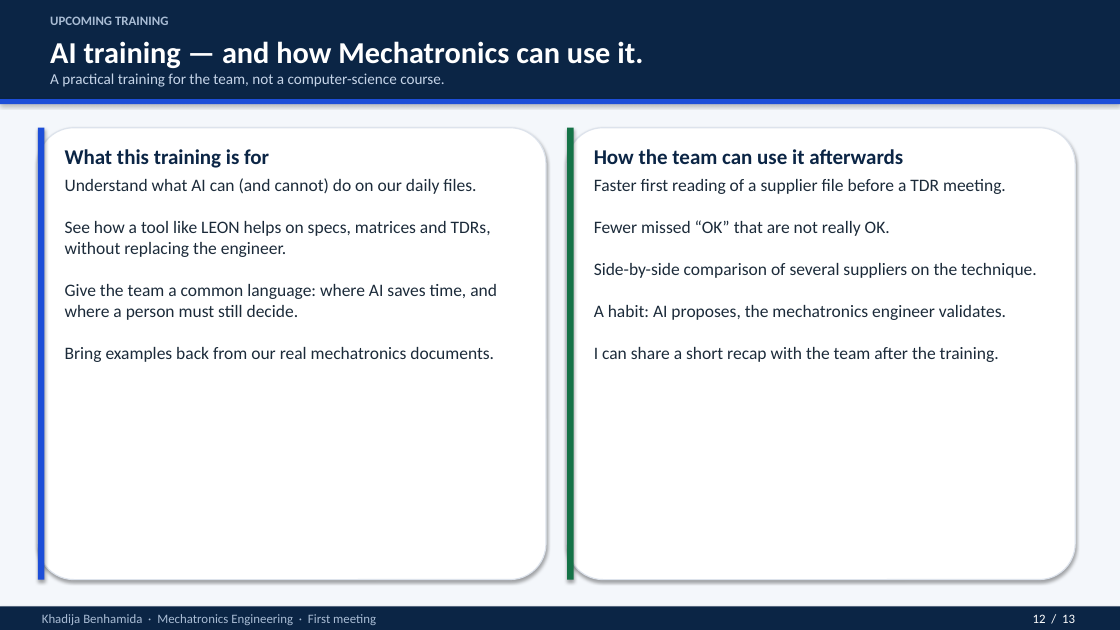
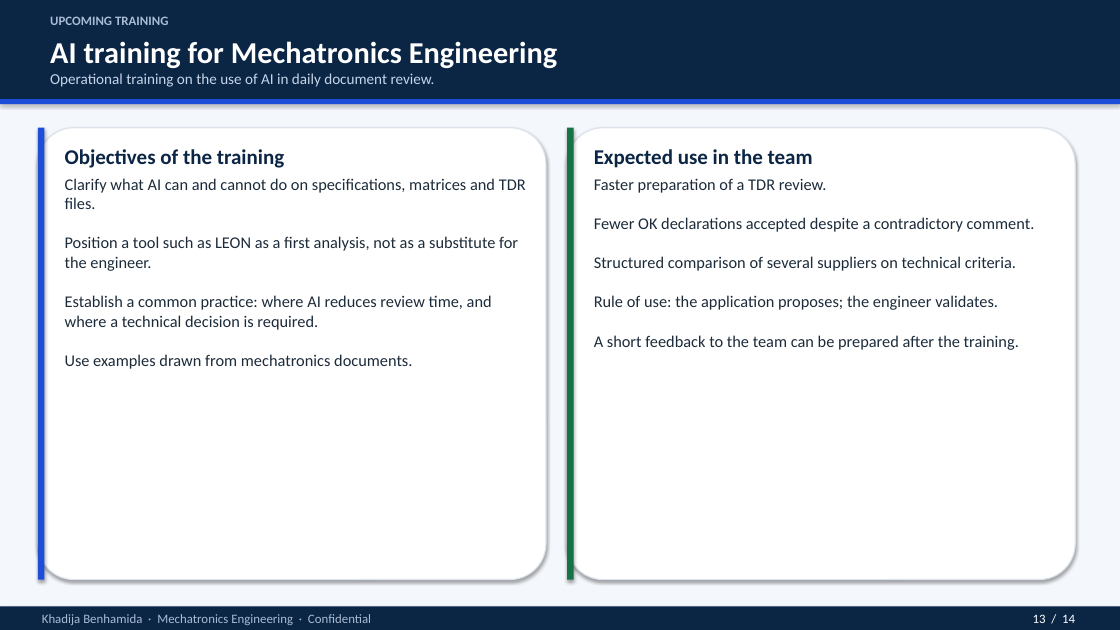
Before and after one commit to Rihabbbbbbbbb/leon_spec, a slide deck: slide 13 of docs/LEON_intro_for_non_specialists.pptx (slide 12 before the commit). Drawn at 1120x630 pixels with LibreOffice and Linux fonts; fonts in the diff are those of the drawing. Boxes give left, top, right and bottom in pixels: in the first picture for what was removed or moved away, otherwise in the second. Text is boxed around its words. In the diff, an @@ line names an element or a change of style, - is before the commit and + after.

```diff
--- a/docs/LEON_intro_for_non_specialists.pptx
+++ b/docs/LEON_intro_for_non_specialists.pptx
@@ text at [50, 41, 557, 68]: text changed @@
-AI training — and how Mechatronics can use it.
+AI training for Mechatronics Engineering
@@ text at [50, 73, 435, 87]: text changed @@
-A practical training for the team, not a computer-science course.
+Operational training on the use of AI in daily document review.
@@ text at [65, 149, 284, 168]: text changed @@
-What this training is for
+Objectives of the training
@@ text at [594, 149, 813, 168]: text changed @@
-How the team can use it afterwards
+Expected use in the team
@@ text at [65, 178, 526, 369]: text changed; size 15 to 14 pt @@
-Understand what AI can (and cannot) do on our daily files.
-See how a tool like LEON helps on specs, matrices and TDRs, without replacing the engineer.
-Give the team a common language: where AI saves time, and where a person must still decide.
-Bring examples back from our real mechatronics documents.
+Clarify what AI can and cannot do on specifications, matrices and TDR files.
+Position a tool such as LEON as a first analysis, not as a substitute for the engineer.
+Establish a common practice: where AI reduces review time, and where a technical decision is required.
+Use examples drawn from mechatronics documents.
@@ text at [594, 178, 1035, 350]: text changed; size 15 to 14 pt @@
-Faster first reading of a supplier file before a TDR meeting.
-Fewer missed “OK” that are not really OK.
-Side-by-side comparison of several suppliers on the technique.
-A habit: AI proposes, the mechatronics engineer validates.
-I can share a short recap with the team after the training.
+Faster preparation of a TDR review.
+Fewer OK declarations accepted despite a contradictory comment.
+Structured comparison of several suppliers on technical criteria.
+Rule of use: the application proposes; the engineer validates.
+A short feedback to the team can be prepared after the training.
@@ text at [42, 614, 371, 625]: text changed @@
-Khadija Benhamida · Mechatronics Engineering · First meeting
+Khadija Benhamida · Mechatronics Engineering · Confidential
@@ text at [1033, 614, 1075, 623]: text changed @@
-12 / 13
+13 / 14
```
Also in this commit, not shown: 12 other slides changed, 1 slide added, 1 other file.
